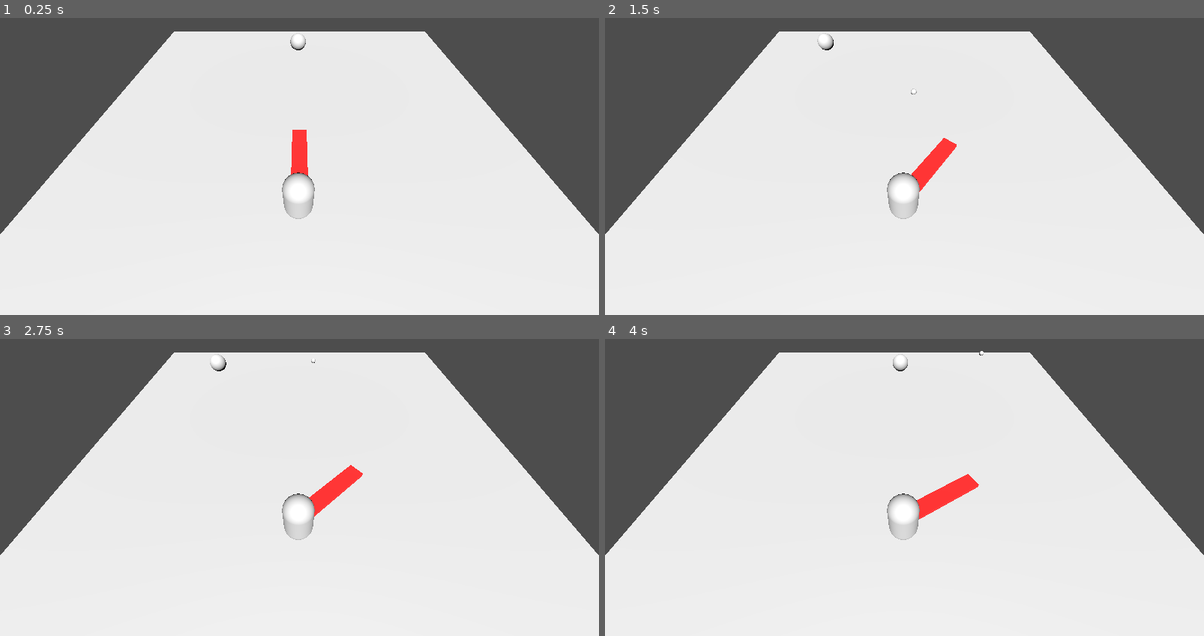
Above: before the commit, frames 1-4 (two rows, left to right).
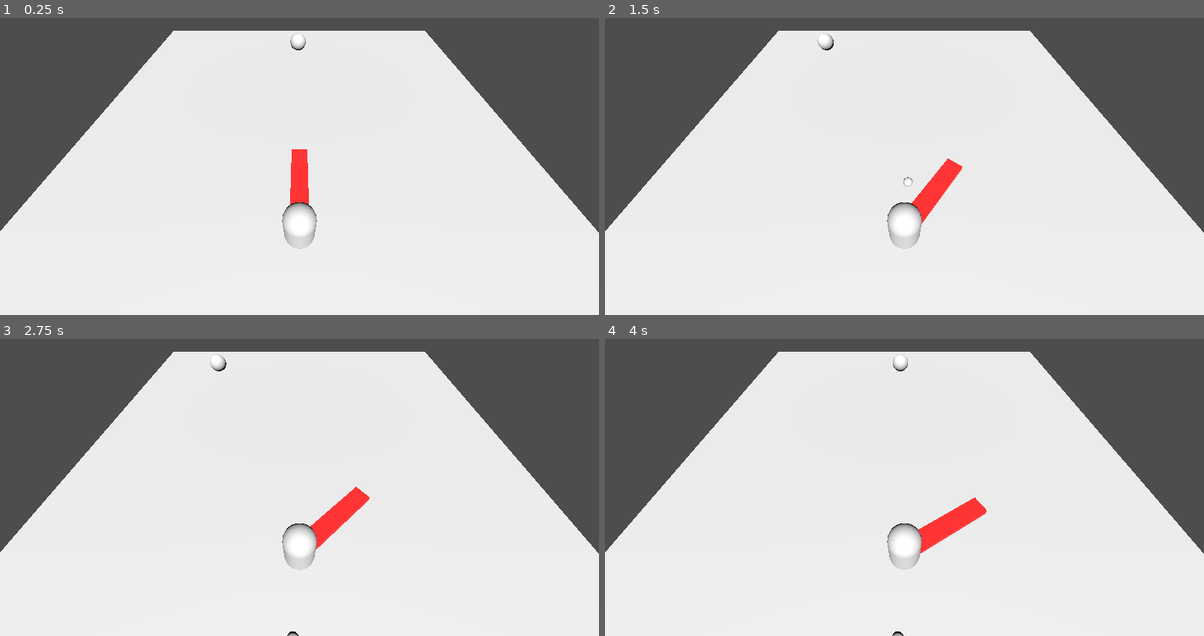
Above: after the commit, the same moments.

Repository: FranzRome/go-go-arena
Game: Godot game, scene res://Scenes/catch.tscn
The game is run twice, just before and just after one commit, with the same random seed, the same clock (stepped at 60 frames per second) and the same inputs.
Inputs:
- Up to frame 1 (0.25 s): no input
- Up to frame 2 (1.5 s): hold D (right) 0.53-1.28 s; tap Space (throw) at 0.6, 1.35 s; hold A (left) from 1.28 s (still down)
- Up to frame 3 (2.75 s): release A (left) at 2.03 s; hold D (right) from 2.03 s (still down); tap Space (throw) at 2.1 s
- Up to frame 4 (4 s): tap Space (throw) at 2.85, 3.6 s; release D (right) at 3.53 s; hold A (left) from 3.53 s (still down)

The runs differ from the first frame. In frame 1, 1.4% of the frame differs, in the area x 0-100%, y 4-78%; in frame 2, 2.1%; in frame 3, 2.2%; in frame 4, 2.4%, in the area x 0-100%, y 4-100%.

Commit message:
Catch Scene Update
- add: player rope state
- fix: rope recall direction

Diff:
--- a/Scenes/catch.tscn
+++ b/Scenes/catch.tscn
@@ -35,14 +35,17 @@
 shape = SubResource("BoxShape3D_0oiag")
 
 [node name="Plane" type="MeshInstance3D" parent="Ground/StaticBody3D"]
-transform = Transform3D(3, 0, 0, 0, 3, 0, 0, 0, 3, 0, 0, 0)
+transform = Transform3D(3, 0, 0, 0, 3, 0, 0, 0, 3, 0.00626767, 0.0157453, -0.0152735)
 mesh = SubResource("PlaneMesh_nwkjm")
 skeleton = NodePath("../../..")
 
 [node name="Player" type="Node3D" parent="."]
+transform = Transform3D(1, 0, 0, 0, 1, 0, 0, 0, 1, 0, 0.182248, -1.76269)
+script = ExtResource("2_i30fy")
+rope = ExtResource("1_cxg60")
 
 [node name="Arrow" type="Node3D" parent="Player"]
-transform = Transform3D(1, 0, 0, 0, 1, 0, 0, 0, 1, 0, 0, -1.349)
+transform = Transform3D(1, 0, 0, 0, 1, 0, 0, 0, 1, 0, -0.145398, 0.0358778)
 
 [node name="MeshInstance3D" type="MeshInstance3D" parent="Player/Arrow"]
 transform = Transform3D(0.2, 0, 0, 0, 0.1, 0, 0, 0, 1, 0, 0, 0.501272)
@@ -50,12 +53,9 @@
 mesh = SubResource("BoxMesh_7laus")
 
 [node name="Mesh" type="MeshInstance3D" parent="Player"]
-transform = Transform3D(0.3, 0, 0, 0, 0.3, 0, 0, 0, 0.3, 0.0104462, 0.295054, -1.49788)
+transform = Transform3D(0.3, 0, 0, 0, 0.3, 0, 0, 0, 0.3, 0, 0.0490277, 0)
 mesh = SubResource("CapsuleMesh_0a8ng")
 skeleton = NodePath("../..")
-script = ExtResource("2_i30fy")
-rope = ExtResource("1_cxg60")
-impulse = Vector3(0, 0.57, 5.5)
 
 [node name="Gogo" type="MeshInstance3D" parent="."]
 transform = Transform3D(0.3, 0, 0, 0, 0.3, 0, 0, 0, 0.3, -0.27229, 0.298514, 1.78929)
--- a/scripts/player_catch.gd
+++ b/scripts/player_catch.gd
@@ -1,30 +1,28 @@
-extends MeshInstance3D
+extends Node3D
 
 @export var rope: PackedScene
+@export var impulse: Vector3 = Vector3(.0, .5, 3)
+
+var angle: float = .0
+var rotation_speed: float = 1.2
+var rotation_min: float = -PI/2
+var rotation_max: float = PI/2
 var instanced_rope: Node3D
-
-@export var impulse: Vector3 = Vector3(.0, .5, 3)
-var angle: float = .0
-var rotation_speed = 1.2
-var rotation_min = -PI/2
-var rotation_max = PI/2
 var arrow: Node3D
 
-var is_rope_threw: bool
+var rope_state: ROPE_STATE
 
-# Called when the node enters the scene tree for the first time.
+
 func _ready():
 	arrow = get_tree().root.get_node("/root/Catch/Player/Arrow")
-	is_rope_threw = false
 	instanced_rope = null
+	rope_state = ROPE_STATE.READY
 
-
-# Called every frame. 'delta' is the elapsed time since the previous frame.
 func _process(delta):
 	if(Input.is_action_just_pressed("throw")):
-		if(not is_rope_threw):
+		if rope_state == ROPE_STATE.READY:
 			throw_rope()
-		else:
+		elif rope_state == ROPE_STATE.THREW:
 			recall_rope()
 
 	if(angle < rotation_max and Input.is_action_pressed("left")):
@@ -35,7 +33,9 @@
 	arrow.rotation = Vector3(0, angle, 0)
 
 func throw_rope():
-	#print("throwing rope")
+	print("Throwing rope")
+
+	#Check if rope is instanced
 	if(instanced_rope == null):
 		instanced_rope = rope.instantiate() as Node3D
 		instanced_rope.position = self.global_position
@@ -44,16 +44,24 @@
 
 	var rb: RigidBody3D = instanced_rope.get_child(0) as RigidBody3D
 	rb.apply_central_impulse(impulse.rotated(Vector3.UP, angle))
-	is_rope_threw = true
+	rope_state = ROPE_STATE.THREW
 
 func recall_rope():
 	print("Recalling rope")
 	if(not instanced_rope == null):
 		var rb: RigidBody3D = instanced_rope.get_child(0) as RigidBody3D
-		var direction_to: Vector3 = instanced_rope.global_position.direction_to(global_position)
-		print ("Global rope position: ", instanced_rope.global_position)
-		print ("Global player position: ", global_position)
+		var direction_to: Vector3 = rb.global_position.direction_to(global_position)
+
+		'''
+		print ("Global rope position: ", rb.global_position)
+		print ("Global player position: ", rb.global_position)
 		print("Angle between player and rope: ", direction_to)
-		rb.apply_central_impulse(direction_to)
+		'''
 
-	is_rope_threw = false
+		rb.apply_central_impulse(direction_to * 3 + Vector3.UP * 2)
+
+	rope_state = ROPE_STATE.RECALLING
+
+
+# Enums
+enum ROPE_STATE{READY, THROWING, THREW, RECALLING}
